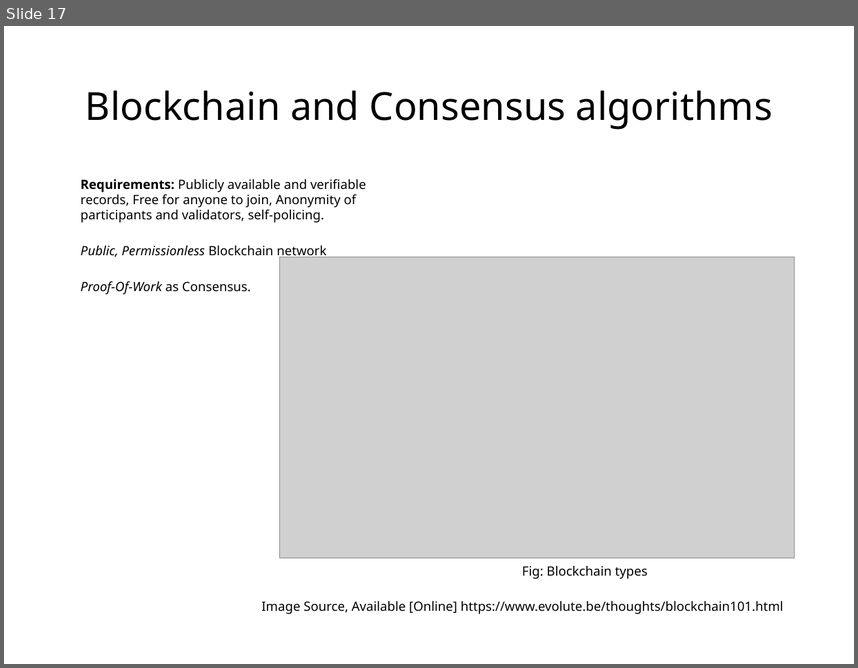
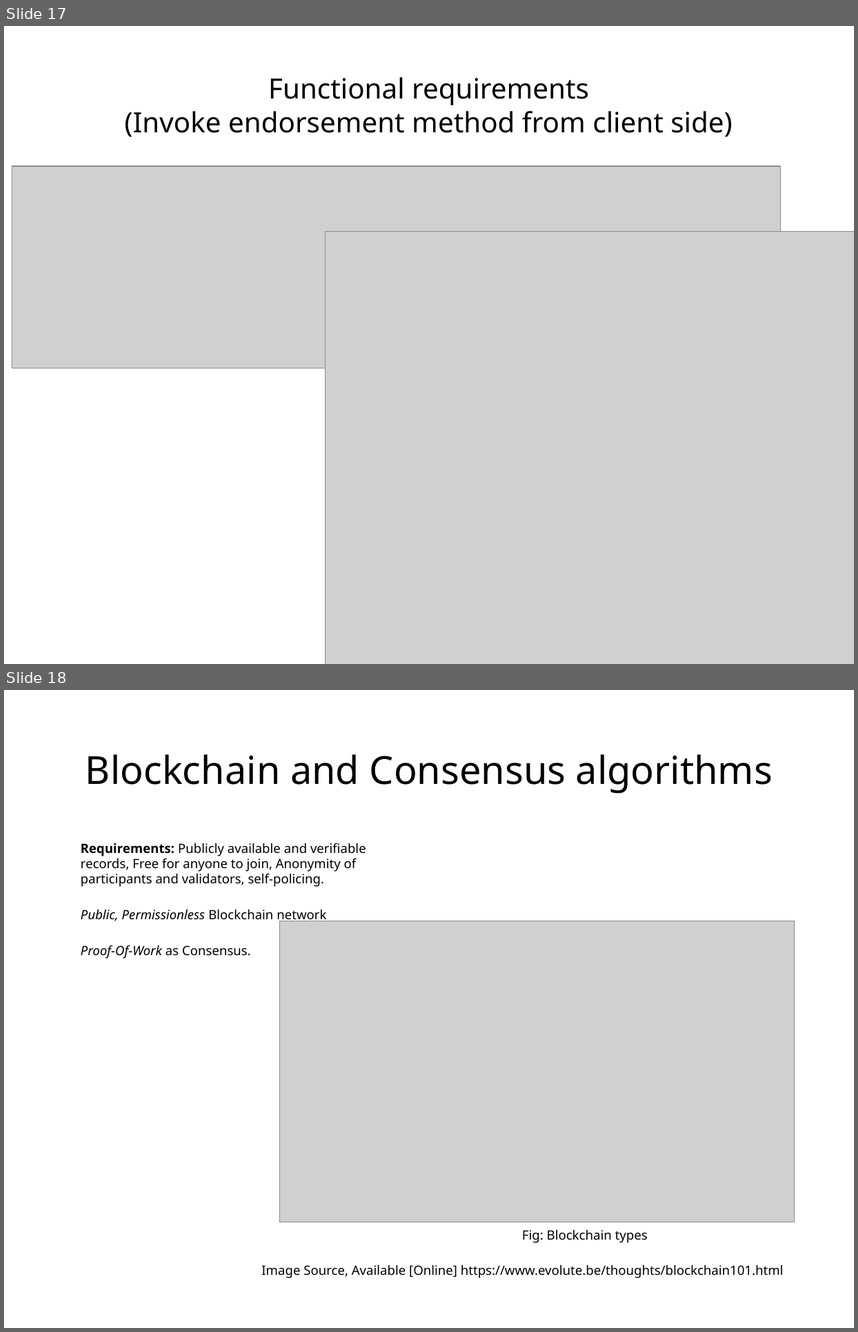
Before and after one commit to s2-t2/blockchain_reputation_system, a slide deck: documents/Presentation/Presentationv1.odp. Shown one above the other, each under a label of ours: slide 17 before the commit, slides 17 and 18 after it. The pictures are 858x668 and 858x1332 pixels, drawn with LibreOffice and Linux fonts; fonts in the diff are those of the drawing; grey boxes stand for pictures. Boxes give left, top, right and bottom in pixels: in the first picture for what was removed or moved away, otherwise in the second. Text is boxed around its words. In the diff, an @@ line names an element or a change of style, - is before the commit and + after.

```diff
--- a/documents/Presentation/Presentationv1.odp
+++ b/documents/Presentation/Presentationv1.odp
@@ slide 17 added at (4, 26, 854, 664), background #FFFFFF @@
@@ title added at (125, 77, 732, 137), 26 pt, text #000000 @@
+Functional requirements
+(Invoke endorsement method from client side)
@@ picture added at (12, 166, 781, 368) @@
@@ picture added at (325, 231, 854, 664) @@
@@ what was slide 17 is now slide 18 @@
```
Also in this commit, not shown: 6 slides changed, 2 other slides added, 3 slides removed, 3 other files.
